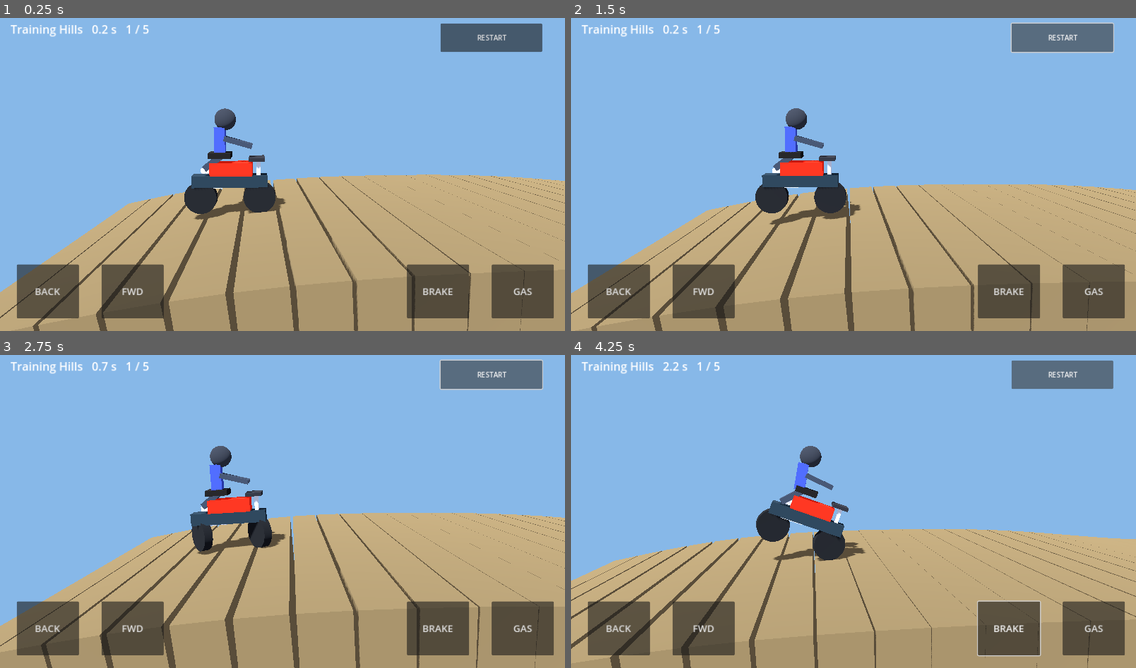
Above: before the commit, frames 1-4 (two rows, left to right).
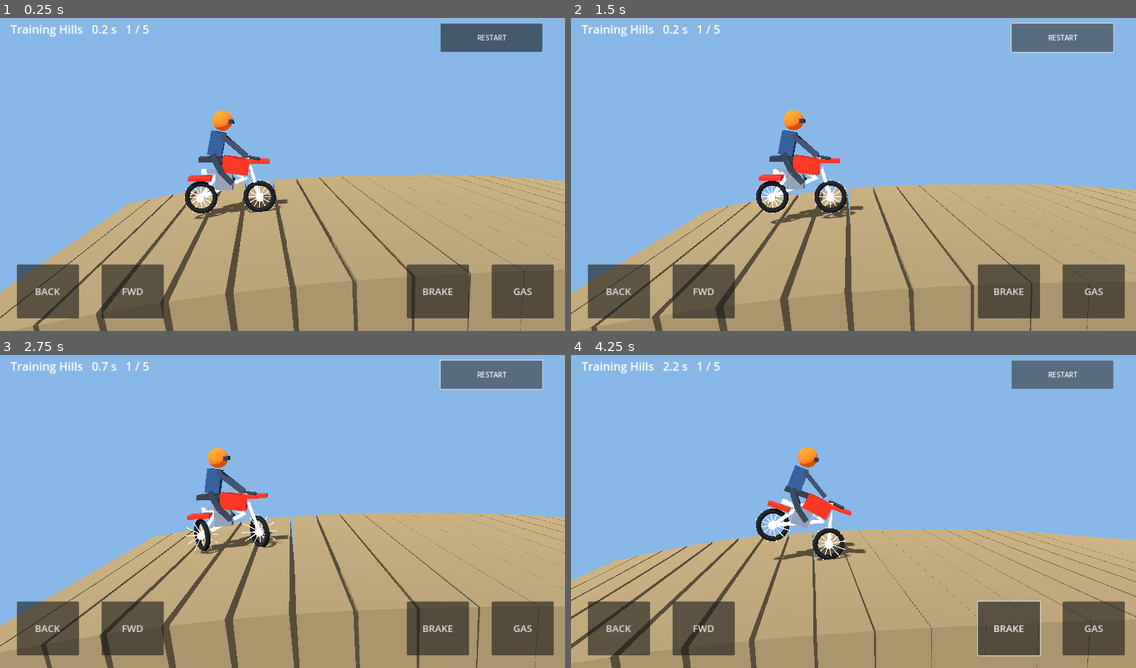
Above: after the commit, the same moments.

Repository: emeshkovpief-gif/gravity-trials
Game: Godot game, scene res://Main.tscn
Two runs of this game, one before a commit and one after it. Both use one fixed random seed, a clock stepped at 60 frames per second and the inputs below.
Inputs:
- Up to frame 1 (0.25 s): no input
- Up to frame 2 (1.5 s): click "RESTART" at 0.5 s; click "RESTART" at 1.25 s
- Up to frame 3 (2.75 s): click "RESTART" at 2 s
- Up to frame 4 (4.25 s): hold Right 2.78-3.53 s; hold Down from 3.53 s (still down)

The runs differ from the first frame. In frame 1, 2.2% of the frame differs, in the area x 32-51%, y 28-65%; in frame 2, 2.3%; in frame 3, 2.1%; in frame 4, 2.3%, in the area x 32-53%, y 29-66%.

Commit message:
Replace block motorcycle with procedural enduro frame, spoked wheels and articulated rider

Diff:
--- a/scripts/main.gd
+++ b/scripts/main.gd
@@ -36,6 +36,12 @@
 	node.position = pos
 	parent.add_child(node)
 	return node
+
+func beam(parent: Node3D, from_pos: Vector3, to_pos: Vector3, thickness: float, color: Color) -> void:
+	var center = (from_pos + to_pos) * 0.5
+	var direction = to_pos - from_pos
+	var segment = box(parent, Vector3(thickness, direction.length(), thickness), center, color)
+	segment.quaternion = Quaternion(Vector3.UP, direction.normalized())
 
 func ground_at(px: float) -> float:
 	var t = float(level + 1)
@@ -133,41 +139,65 @@
 	box(terrain, Vector3(0.3, 7, 5), Vector3(230, ground_at(230) + 3.5, 0), Color(0.1, 0.9, 0.5))
 	bike = Node3D.new()
 	add_child(bike)
-	box(bike, Vector3(2.4, 0.38, 0.6), Vector3(0, 0.55, 0), Color(0.1, 0.16, 0.2))
-	box(bike, Vector3(1.35, 0.43, 0.65), Vector3(0.05, 0.94, 0), Color(0.86, 0.12, 0.06))
-	box(bike, Vector3(0.7, 0.18, 0.8), Vector3(-0.3, 1.38, 0), Color(0.08, 0.08, 0.08))
+	# Procedural enduro silhouette: spoke wheels, frame triangle, tank, plastics, exhaust.
+	var rubber = Color(0.065, 0.069, 0.072)
+	var steel = Color(0.67, 0.72, 0.76)
+	var red = Color(0.9, 0.12, 0.065)
+	var dark = Color(0.12, 0.15, 0.18)
 	for offset in [-0.95, 0.95]:
-		var wheel = MeshInstance3D.new()
-		var mesh = CylinderMesh.new()
-		mesh.top_radius = 0.52
-		mesh.bottom_radius = 0.52
-		mesh.height = 0.28
-		wheel.mesh = mesh
-		wheel.rotation_degrees.x = 90
-		wheel.position = Vector3(offset, 0.0, 0)
-		wheel.material_override = material(Color(0.08, 0.09, 0.1))
-		bike.add_child(wheel)
-		wheel_nodes.append(wheel)
+		var assembly = Node3D.new()
+		assembly.position = Vector3(offset, 0, 0)
+		bike.add_child(assembly)
+		var tire = MeshInstance3D.new()
+		var tire_mesh = TorusMesh.new()
+		tire_mesh.inner_radius = 0.37
+		tire_mesh.outer_radius = 0.53
+		tire.mesh = tire_mesh
+		tire.rotation_degrees.x = 90
+		tire.material_override = material(rubber)
+		assembly.add_child(tire)
+		var hub = MeshInstance3D.new()
+		var hub_mesh = CylinderMesh.new()
+		hub_mesh.top_radius = 0.13
+		hub_mesh.bottom_radius = 0.13
+		hub_mesh.height = 0.36
+		hub.mesh = hub_mesh
+		hub.rotation_degrees.x = 90
+		hub.material_override = material(steel)
+		assembly.add_child(hub)
+		for spoke in range(12):
+			var a = float(spoke) * TAU / 12.0
+			var rod = box(assembly, Vector3(0.025, 0.74, 0.025), Vector3(sin(a) * 0.2, cos(a) * 0.2, 0), steel)
+			rod.rotation.z = -a
+		wheel_nodes.append(tire)
+	# Frame and chassis components
+	beam(bike, Vector3(-0.95, 0.0, 0), Vector3(-0.28, 0.94, 0), 0.12, steel)
+	beam(bike, Vector3(-0.28, 0.94, 0), Vector3(0.55, 0.66, 0), 0.13, steel)
+	beam(bike, Vector3(0.55, 0.66, 0), Vector3(-0.95, 0, 0), 0.12, steel)
+	beam(bike, Vector3(0.57, 1.28, 0), Vector3(0.95, 0, 0), 0.11, steel)
+	box(bike, Vector3(0.84, 0.5, 0.59), Vector3(0.19, 1.05, 0), red).rotation.z = -0.13
+	box(bike, Vector3(0.91, 0.16, 0.48), Vector3(-0.51, 1.25, 0), dark)
+	box(bike, Vector3(0.68, 0.11, 0.62), Vector3(0.93, 1.18, 0), red)
+	box(bike, Vector3(0.7, 0.12, 0.57), Vector3(-0.96, 0.63, 0), red)
+	box(bike, Vector3(0.54, 0.57, 0.5), Vector3(-0.18, 0.57, 0), Color(0.34, 0.37, 0.39))
+	box(bike, Vector3(0.6, 0.16, 0.2), Vector3(-0.65, 0.79, -0.36), steel)
+	beam(bike, Vector3(0.54, 1.29, -0.38), Vector3(0.95, 1.29, 0.38), 0.08, dark)
 	rider = Node3D.new()
 	bike.add_child(rider)
-	box(rider, Vector3(0.34, 0.85, 0.4), Vector3(-0.3, 1.85, 0), Color(0.18, 0.25, 0.65))
-	var head = MeshInstance3D.new()
+	box(rider, Vector3(0.45, 0.76, 0.46), Vector3(-0.4, 1.75, 0), Color(0.12, 0.22, 0.34)).rotation.z = -0.2
+	for side in [-0.27, 0.27]:
+		beam(rider, Vector3(-0.24, 2.03, side), Vector3(0.54, 1.34, side), 0.13, Color(0.15, 0.19, 0.24))
+		beam(rider, Vector3(-0.53, 1.43, side), Vector3(-0.23, 0.83, side), 0.19, Color(0.13, 0.16, 0.2))
+		beam(rider, Vector3(-0.23, 0.83, side), Vector3(0.09, 0.49, side), 0.17, Color(0.13, 0.16, 0.2))
+	var helmet = MeshInstance3D.new()
 	var sphere = SphereMesh.new()
-	sphere.radius = 0.34
-	sphere.height = 0.68
-	head.mesh = sphere
-	head.position = Vector3(-0.12, 2.52, 0)
-	head.material_override = material(Color(0.15, 0.17, 0.2))
-	rider.add_child(head)
-	# Simple articulated silhouette: arms reaching handlebars and bent legs.
-	for side in [-0.22, 0.22]:
-		box(rider, Vector3(0.92, 0.15, 0.14), Vector3(0.28, 1.79, side), Color(0.16, 0.2, 0.25)).rotation.z = -0.28
-		box(rider, Vector3(0.72, 0.2, 0.18), Vector3(-0.5, 1.18, side), Color(0.16, 0.2, 0.25)).rotation.z = 0.65
-	# Fork, swingarm, handlebars and exhaust
-	box(bike, Vector3(0.12, 1.3, 0.22), Vector3(0.92, 0.55, 0), Color(0.72, 0.76, 0.8))
-	box(bike, Vector3(0.9, 0.13, 0.22), Vector3(-0.53, 0.38, 0), Color(0.65, 0.68, 0.72))
-	box(bike, Vector3(0.5, 0.11, 0.9), Vector3(0.87, 1.27, 0), Color(0.12, 0.13, 0.15))
-	box(bike, Vector3(0.75, 0.19, 0.22), Vector3(-0.6, 0.8, -0.4), Color(0.6, 0.61, 0.64))
+	sphere.radius = 0.32
+	sphere.height = 0.64
+	helmet.mesh = sphere
+	helmet.position = Vector3(-0.21, 2.48, 0)
+	helmet.material_override = material(Color(0.91, 0.35, 0.08))
+	rider.add_child(helmet)
+	box(rider, Vector3(0.23, 0.13, 0.48), Vector3(0.03, 2.45, 0), dark)
 
 func _physics_process(delta: float) -> void:
 	if finished:
@@ -231,7 +261,7 @@
 		rider.rotation.z = -lean * 0.17
 	for i in wheel_nodes.size():
 		var wheel = wheel_nodes[i]
-		wheel.rotation.y += speed * delta / wheel_radius
+		wheel.rotation.z -= speed * delta / wheel_radius
 		suspension[i] = lerpf(suspension[i], clampf((rear_penetration if i == 0 else front_penetration), 0.0, 0.2), minf(1.0, delta * 12.0))
 		wheel.position.y = -suspension[i] * 0.45
 	cam.position = cam.position.lerp(Vector3(x + 1.7, height + 2.4, 13), minf(1.0, delta * 3.0))
